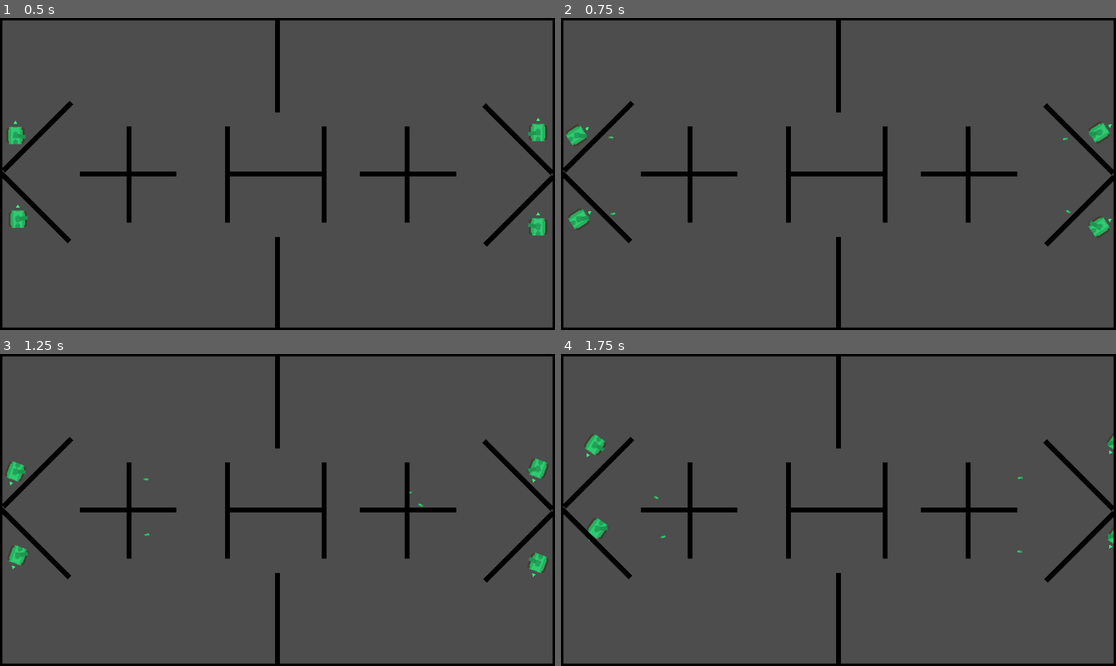
Above: before the commit, frames 1-4 (two rows, left to right).
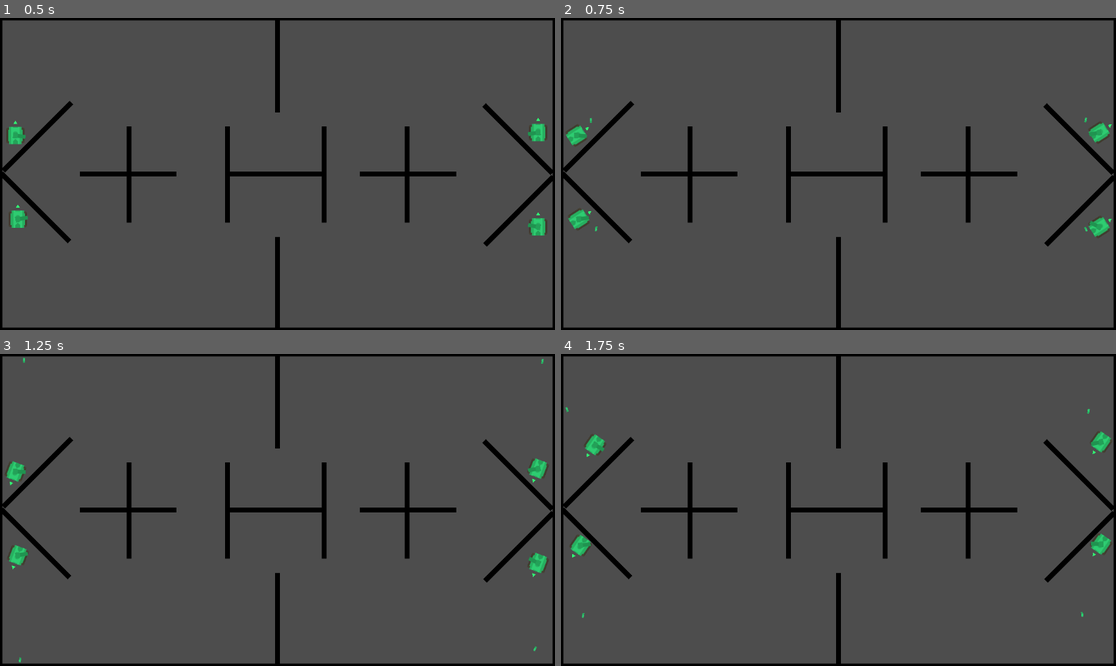
Above: after the commit, the same moments.

Repository: Koala118th/Tank-AWS
Game: Godot game, scene res://Scenes/game.tscn
The game is run twice, just before and just after one commit, with the same random seed, the same clock (stepped at 60 frames per second) and the same inputs. The project has no main scene, so this scene is started directly.
Inputs (mouse positions are in pixels of both pictures, inside the frame that each line leads up to):
- Up to frame 1 (0.5 s): no input
- Up to frame 2 (0.75 s): tap Enter at 0.5 s; move the mouse to (960, 158) at 0.52 s; hold D (turn_right) from 0.53 s (still down); click (960, 158) at 0.6 s
- Up to frame 3 (1.25 s): keep holding D (turn_right)
- Up to frame 4 (1.75 s): move the mouse to (727, 525) at 1.27 s; release D (turn_right) at 1.28 s; hold S (move_backward) from 1.28 s (still down); click (727, 525) at 1.35 s

Frame 1 is identical in both runs. In frame 2, less than 0.1% of the frame differs, in the area x 5-95%, y 31-69%; in frame 3, less than 0.1%; in frame 4, 0.8%, in the area x 0-100%, y 16-85%.

Commit message:
add bullet ricochet

Diff:
--- a/Entities/Tank/tank.tscn
+++ b/Entities/Tank/tank.tscn
@@ -10,7 +10,6 @@
 
 [node name="Tank" type="CharacterBody2D" unique_id=1826538697]
 collision_layer = 3
-collision_mask = 0
 script = ExtResource("1_dlw22")
 
 [node name="Body" type="Node2D" parent="." unique_id=1157753539]
--- a/Objects/projectile/bullet/bullet.tscn
+++ b/Objects/projectile/bullet/bullet.tscn
@@ -5,6 +5,9 @@
 [ext_resource type="Texture2D" uid="uid://hjcqm1po0y8k" path="res://Assets/PNG/bulletGreen1.png" id="3_fmpon"]
 
 [sub_resource type="RectangleShape2D" id="RectangleShape2D_0g0mr"]
+size = Vector2(4, 10)
+
+[sub_resource type="RectangleShape2D" id="RectangleShape2D_fmpon"]
 size = Vector2(4, 10)
 
 [node name="Bullet" unique_id=746364472 instance=ExtResource("1_tv54y")]
@@ -16,7 +19,10 @@
 
 [node name="EnemyDetectionArea" parent="." index="1" unique_id=1894152565]
 collision_layer = 0
-collision_mask = 6
+collision_mask = 2
 
 [node name="CollisionShape2D" parent="EnemyDetectionArea" index="0" unique_id=1678753695]
 shape = SubResource("RectangleShape2D_0g0mr")
+
+[node name="CollisionShape2D" parent="." index="3" unique_id=346569427]
+shape = SubResource("RectangleShape2D_fmpon")
--- a/Objects/projectile/projectile.gd
+++ b/Objects/projectile/projectile.gd
@@ -18,7 +18,17 @@
 	rotation += deg_to_rad(90)
 
 func _physics_process(delta):
-	global_position += velocity * delta
+	var collision = move_and_collide(velocity * delta)
+
+	if collision:
+		# Ignore shooter
+		if collision.get_collider() == shooter:
+			return
+
+		# Reflect velocity
+		velocity = velocity.bounce(collision.get_normal())
+		rotation = velocity.angle()
+		rotation += deg_to_rad(90)
 
 
 func _on_enemy_detection_area_body_entered(body: Node2D) -> void:
@@ -26,6 +36,7 @@
 		return
 	if body.has_method("get_hit"):
 		body.get_hit()
+		queue_free()
 
 
 func _on_delete_timer_timeout() -> void:
--- a/Objects/projectile/projectile.tscn
+++ b/Objects/projectile/projectile.tscn
@@ -3,20 +3,22 @@
 [ext_resource type="Script" uid="uid://k8fueg3ryajj" path="res://Objects/projectile/projectile.gd" id="1_sirro"]
 
 [node name="Projectile" type="CharacterBody2D" unique_id=2093711468]
-collision_layer = 6
-collision_mask = 6
+collision_layer = 0
+collision_mask = 4
 script = ExtResource("1_sirro")
 
 [node name="Sprite2D" type="Sprite2D" parent="." unique_id=1784469120]
 
 [node name="EnemyDetectionArea" type="Area2D" parent="." unique_id=1894152565]
-collision_layer = 3
-collision_mask = 3
+collision_layer = 0
+collision_mask = 2
 
 [node name="CollisionShape2D" type="CollisionShape2D" parent="EnemyDetectionArea" unique_id=1678753695]
 
 [node name="DeleteTimer" type="Timer" parent="." unique_id=1513807636]
 autostart = true
 
+[node name="CollisionShape2D" type="CollisionShape2D" parent="." unique_id=346569427]
+
 [connection signal="body_entered" from="EnemyDetectionArea" to="." method="_on_enemy_detection_area_body_entered"]
 [connection signal="timeout" from="DeleteTimer" to="." method="_on_delete_timer_timeout"]
